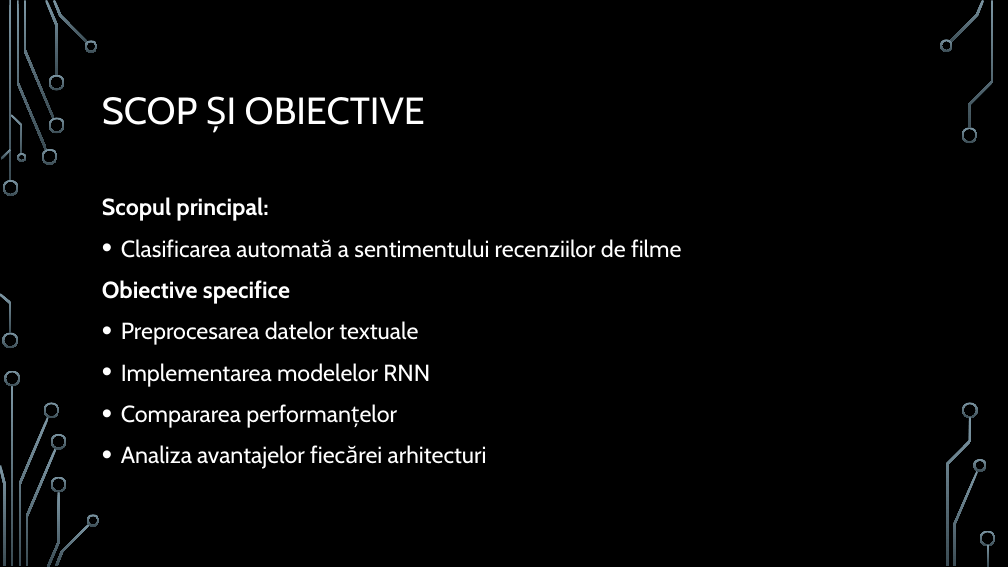
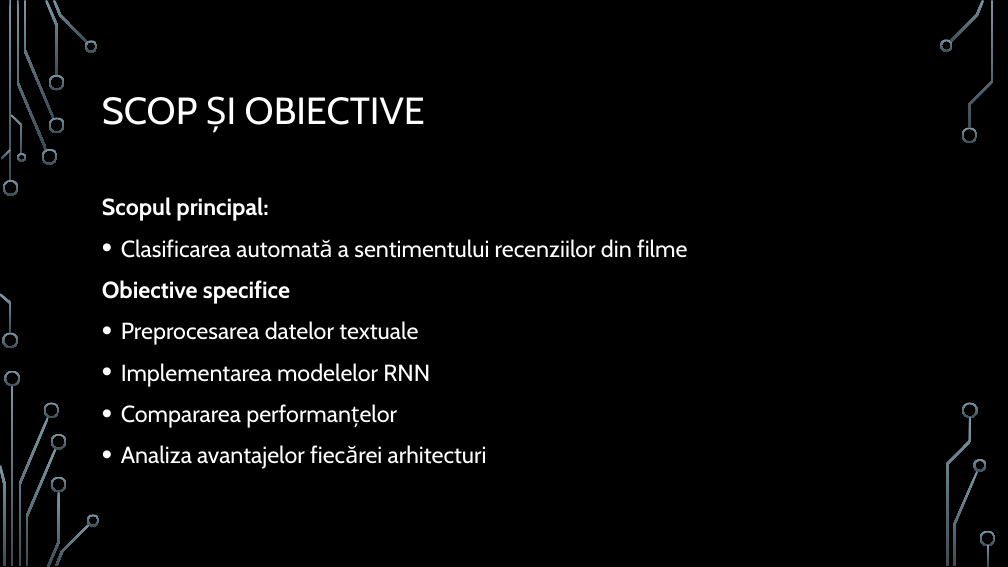
Before and after one commit to janina280/Sentiment-Analysis-of-Movie-Reviews, a slide deck: slide 3 of Sentiment Analysis of Movie Reviews.pptx. Drawn at 1008x567 pixels with LibreOffice and Linux fonts; fonts in the diff are those of the drawing; background and template pictures are left out. Boxes give left, top, right and bottom in pixels: in the first picture for what was removed or moved away, otherwise in the second. Text is boxed around its words. In the diff, an @@ line names an element or a change of style, - is before the commit and + after.

```diff
--- a/Sentiment Analysis of Movie Reviews.pptx
+++ b/Sentiment Analysis of Movie Reviews.pptx
@@ text at [121,239,688,258]: text changed @@
-• Clasificarea automată a sentimentului recenziilor de filme
+• Clasificarea automată a sentimentului recenziilor din filme
```
Also in this commit, not shown: 5 other slides changed, 2 slides added, 2 slides removed, 1 other file.
